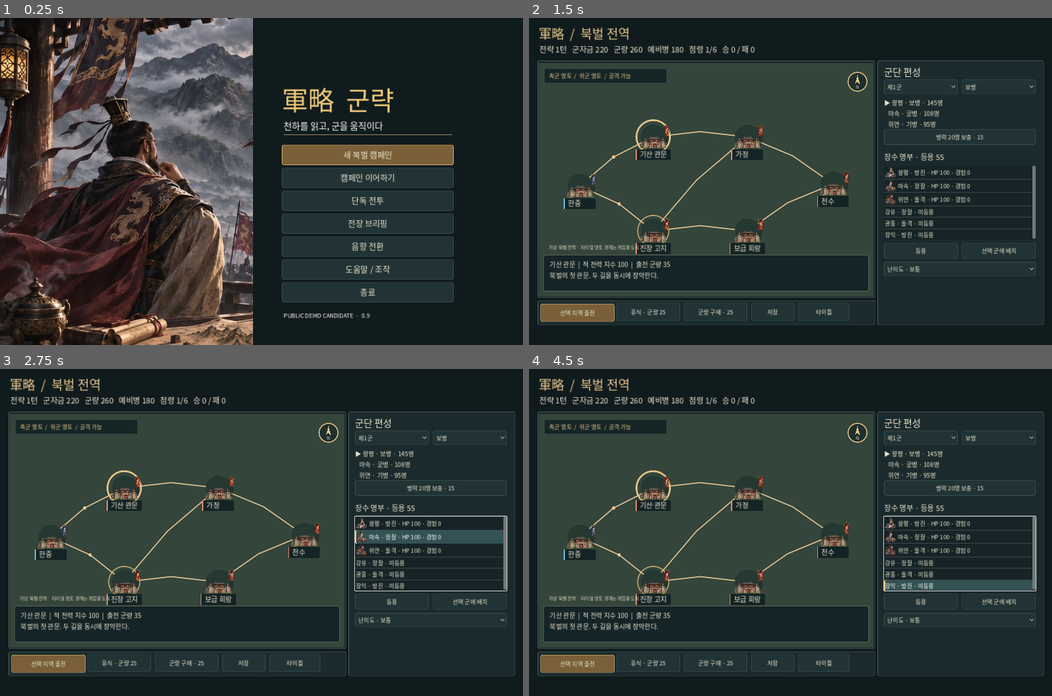
Above: before the commit, frames 1-4 (two rows, left to right).
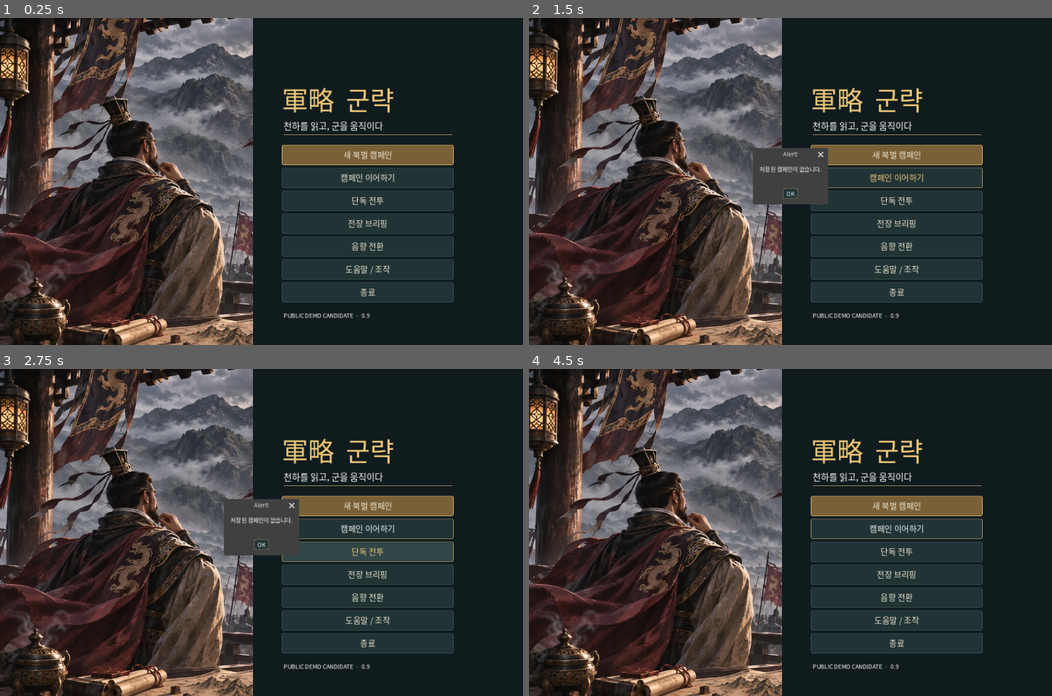
Above: after the commit, the same moments.

Repository: slows28/gunryak
Game: Godot game, scene res://main.tscn
The game is run twice, just before and just after one commit, with the same random seed, the same clock (stepped at 60 frames per second) and the same inputs.
Inputs (mouse positions are in pixels of both pictures, inside the frame that each line leads up to):
- Up to frame 1 (0.25 s): no input
- Up to frame 2 (1.5 s): click "작전실" at 0.5 s; click "북측 확보" at 1.25 s
- Up to frame 3 (2.75 s): click "현장 판단" at 2 s
- Up to frame 4 (4.5 s): click "전선 접근" at 2.75 s; click "본진 복귀" at 3.5 s; click (790, 545) at 4.25 s, where only the run after the commit has a clickable "OK"

The runs differ from the first frame. In frame 2, 52% of the frame differs, in the area x 0-99%, y 0-100%; in frame 3, 54%; in frame 4, 54%.
Error before the commit: Invalid access of index '6' on a base object of type: 'Array'. (res://scripts/campaign_view.gd:156)
Error after the commit: Trying to assign an array of type "Array" to a variable of type "Array[int]". (res://scripts/war_sim.gd:2293)

Commit message:
feat: six directly selectable commanders, full planning, compact command roster and scrollable results

Diff:
--- a/scripts/game.gd
+++ b/scripts/game.gd
@@ -111,7 +111,8 @@
 
 func _ready() -> void:
     sim.tactical_enabled = true
-    sim.set_wide_field(true)
+    sim.set_six_armies(true)
+    campaign.set_six_armies(true)
     _install_korean_font()
     _build_map_layer()
     _rebuild_terrain()
@@ -187,25 +188,26 @@
     _label("01  장수 선택",Vector2(956,132),Vector2(295,19),12,COL_MUTED)
     unit_list = ItemList.new()
     unit_list.position = Vector2(950,154)
-    unit_list.size = Vector2(306,148)
-    unit_list.add_theme_font_size_override("font_size",15)
+    unit_list.size = Vector2(306,186)
+    unit_list.add_theme_font_size_override("font_size",13)
+    unit_list.add_theme_constant_override("v_separation",2)
     add_child(unit_list)
     unit_list.item_selected.connect(_on_unit_selected)
-    _label("02  작전 목표",Vector2(956,308),Vector2(267,20),13,COL_MUTED)
-    mission_choice = _options(Vector2(950,329),["중앙 진격","북측 확보","남측 우회","본진 방어"])
+    _label("02  작전 목표",Vector2(956,344),Vector2(267,20),13,COL_MUTED)
+    mission_choice = _options(Vector2(950,363),["중앙 진격","북측 확보","남측 우회","본진 방어"])
     mission_choice.size.x = 306
     mission_choice.item_selected.connect(_on_choices_changed)
-    _label("03  진형 · 지휘 방침",Vector2(956,369),Vector2(267,21),13,COL_MUTED)
-    policy_choice = _options(Vector2(950,390),["현장 판단","명령 엄수","재량 위임","횡대 유지","종대 유지","방진 유지"])
+    _label("03  진형 · 지휘 방침",Vector2(956,401),Vector2(267,21),13,COL_MUTED)
+    policy_choice = _options(Vector2(950,420),["현장 판단","명령 엄수","재량 위임","횡대 유지","종대 유지","방진 유지"])
     policy_choice.size.x = 306
     policy_choice.item_selected.connect(_on_choices_changed)
-    apply_btn = _button("작전 적용 / 전령 보내기",Vector2(950,433),Vector2(306,42),_apply_order)
+    apply_btn = _button("작전 적용 / 전령 보내기",Vector2(950,460),Vector2(306,42),_apply_order)
     _primary_button(apply_btn)
-    _label("책사 위치",Vector2(956,482),Vector2(267,25),15,COL_GOLD)
-    _button("전선 접근",Vector2(950,510),Vector2(149,35),_commander_forward)
-    _button("본진 복귀",Vector2(1107,510),Vector2(149,35),_commander_back)
-    selected_label = _label("",Vector2(1034,553),Vector2(220,27),14,COL_GOLD)
-    details_label = _label("",Vector2(1034,579),Vector2(221,86),12,COL_TEXT)
+    _label("책사 위치",Vector2(956,503),Vector2(267,25),15,COL_GOLD)
+    _button("전선 접근",Vector2(950,525),Vector2(149,35),_commander_forward)
+    _button("본진 복귀",Vector2(1107,525),Vector2(149,35),_commander_back)
+    selected_label = _label("",Vector2(1034,565),Vector2(220,27),14,COL_GOLD)
+    details_label = _label("",Vector2(1034,590),Vector2(221,86),12,COL_TEXT)
     details_label.autowrap_mode = TextServer.AUTOWRAP_WORD_SMART
     _label("전황 기록",Vector2(27,692),Vector2(125,26),17,COL_GOLD)
     event_label = _label("",Vector2(153,692),Vector2(578,102),13,COL_TEXT)
@@ -253,17 +255,18 @@
 
 func _refresh_unit_list() -> void:
     unit_list.clear()
-    for i in range(mini(3, sim.units.size())):
-        var unit: Dictionary = sim.units[i]
+    for i in sim.command_ids(0):
+        var unit: Dictionary = sim.find_unit(i)
         var icon := AtlasTexture.new()
         icon.atlas = PAINTED_ART
         icon.region = _art_region(_portrait_tile(str(unit["name"])))
-        unit_list.add_item("%s  ·  %s / %s" % [str(unit["name"]), str(unit["type"]), str(unit["personality"])],icon)
-    unit_list.fixed_icon_size = Vector2i(40,40)
-    unit_list.select(clampi(selected_id, 0, 2))
+        unit_list.add_item("%s  ·  %s / %s" % [str(unit["name"]),str(unit["type"]),str(unit["personality"])],icon)
+        unit_list.set_item_metadata(unit_list.item_count-1,i)
+    unit_list.fixed_icon_size = Vector2i(24,24)
+    unit_list.select(maxi(0,sim.command_ids(0).find(selected_id)))
 
 func _on_unit_selected(index: int) -> void:
-    selected_id = index
+    selected_id = int(unit_list.get_item_metadata(index))
     _select_unit()
 
 func _select_unit() -> void:
@@ -436,9 +439,7 @@
         if not fog_enabled or sim.finished or _public_event(sim.events[i]):
             lines += sim.events[i] + "\n"
     if sim.finished:
-        lines = ""
-        for report_line in sim.battle_report():
-            lines += report_line + "\n"
+        lines = sim.result+"\n장수 6개 군단의 상세 전과는 결산 화면에서 확인하십시오."
     event_label.text = lines
     if not sim.started:
         notice_label.text = sim.scenario_goal + "\n작전실: 병력·부장·배치·경유점\n지도 모드: " + map_mode
@@ -508,12 +509,12 @@
         queue_redraw()
         accept_event()
         return
-    for i in range(mini(3, sim.units.size())):
-        var unit: Dictionary = sim.units[i]
+    for i in sim.command_ids(0):
+        var unit: Dictionary = sim.find_unit(i)
         var p: Vector2 = unit["pos"]
         if _world_mouse(mouse_pos).distance_to(p) < 47.0/maxf(0.5,camera_zoom):
             selected_id = i
-            unit_list.select(i)
+            unit_list.select(sim.command_ids(0).find(i))
             _select_unit()
             accept_event()
             return
@@ -693,7 +694,7 @@
     if camera_zoom < 0.65:
         var k: float = 1.0/camera_zoom
         var sub: bool = unit.has("parent_id")
-        var extent: Vector2 = Vector2(13,8)*k if sub else Vector2(20,12)*k
+        var extent: Vector2 = Vector2(13,8)*k if sub else Vector2(16,10)*k
         var block := Rect2(p-extent*0.5,extent)
         map_layer.draw_rect(block,Color("#192a2d"))
         map_layer.draw_rect(block,accent,false,1.5*k)
@@ -747,8 +748,8 @@
     var label: String = "%s  %d" % [str(unit["name"]),int(float(unit["troops"]))]
     if not state.is_empty():
         label += " · "+state
-    var fs: int = maxi(10,int(round(13.0*inv)))
-    var width: float = maxf(78.0*inv,korean_font.get_string_size(label,HORIZONTAL_ALIGNMENT_LEFT,-1,fs).x+16.0*inv)
+    var fs: int = maxi(10,int(round((11.0 if camera_zoom<0.65 else 13.0)*inv)))
+    var width: float = maxf(58.0*inv,korean_font.get_string_size(label,HORIZONTAL_ALIGNMENT_LEFT,-1,fs).x+12.0*inv)
     var height: float = 24.0*inv
     var chosen := Rect2()
     var found: bool = false
@@ -884,10 +885,11 @@
     plan_scenario.select(sim.scenario_id)
     plan_scenario.disabled = campaign_active or (sim.started and not sim.finished)
     plan_donor.clear()
-    for i in range(3):
+    var ids: Array[int] = sim.command_ids(0)
+    for i in ids:
         var candidate: Dictionary = sim.find_unit(i)
         plan_donor.add_item(str(candidate["name"]) + " 부대",i)
-    plan_donor.select((selected_id+1)%3)
+    plan_donor.select((ids.find(selected_id)+1)%ids.size())
     plan_deputy.select(int(unit["deputy_index"]))
     plan_deputy.disabled = sim.started
     plan_takeover.disabled = not sim.started or sim.finished or sim.turn < 6 or str(unit["general_state"]) != "부상" or bool(unit["active_deputy"])
@@ -934,6 +936,9 @@
         plan_status.text = "병력 조정 불가: 최소 40명 / 최대 220명"
 
 func _swap_general() -> void:
+    if campaign_active:
+        plan_status.text = "캠페인 장수 교체는 전략 지도에서 수행하십시오."
+        return
     if sim.swap_generals(selected_id,plan_donor.get_selected_id()):
         _refresh_unit_list()
         _select_unit()
@@ -1451,7 +1456,12 @@
     layout.add_child(section)
     outcome_cards = VBoxContainer.new()
     outcome_cards.add_theme_constant_override("separation",7)
-    layout.add_child(outcome_cards)
+    var scroll := ScrollContainer.new()
+    scroll.custom_minimum_size = Vector2(724,300)
+    scroll.horizontal_scroll_mode = ScrollContainer.SCROLL_MODE_DISABLED
+    layout.add_child(scroll)
+    outcome_cards.size_flags_horizontal = Control.SIZE_EXPAND_FILL
+    scroll.add_child(outcome_cards)
     var buttons := HBoxContainer.new()
     buttons.add_theme_constant_override("separation",8)
     layout.add_child(buttons)
@@ -1487,7 +1497,7 @@
         outcome_cards.remove_child(child)
         child.queue_free()
     for unit in sim.units:
-        if int(unit["side"]) != 0 or int(unit["id"]) >= 3:
+        if int(unit["side"]) != 0 or not int(unit["id"]) in sim.command_ids(0):
             continue
         var card := PanelContainer.new()
         var card_style := StyleBoxFlat.new()
